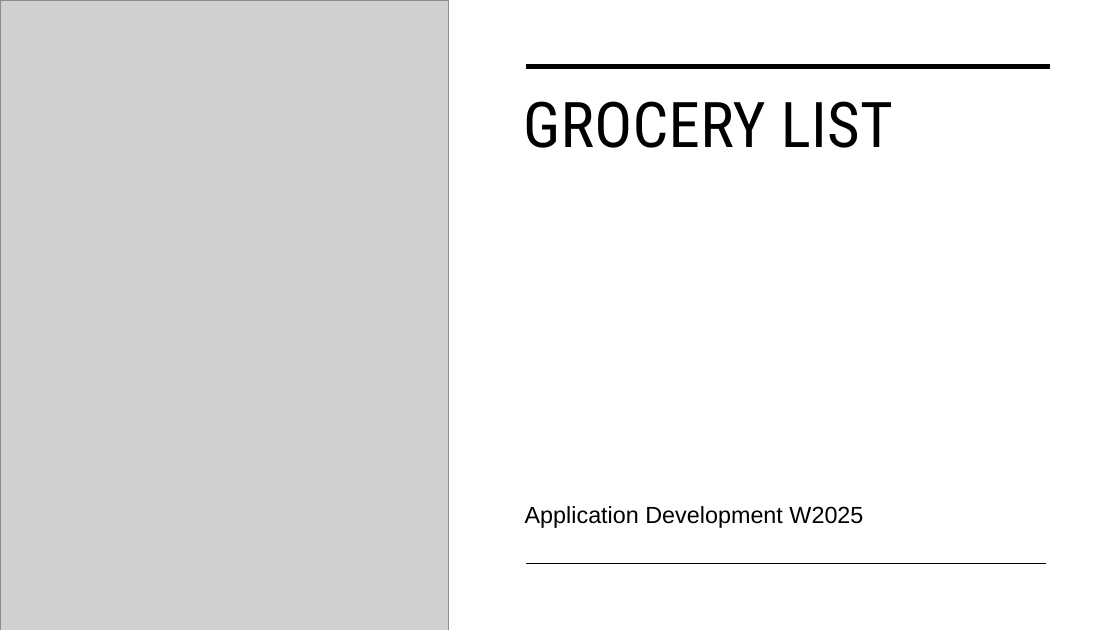
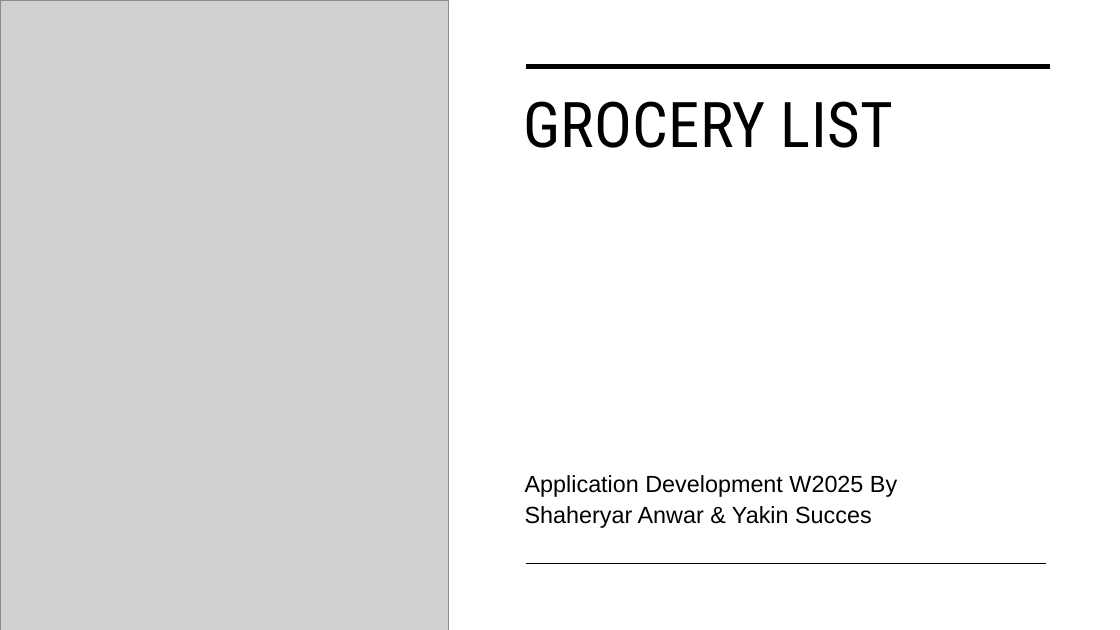
Before and after one commit to Shehryyy/AppDev2Project, a slide deck: slide 1 of Grocery List Final.pptx. Drawn at 1120x630 pixels with LibreOffice and Linux fonts; fonts in the diff are those of the drawing; grey boxes stand for pictures. Boxes give left, top, right and bottom in pixels: in the first picture for what was removed or moved away, otherwise in the second. Text is boxed around its words. In the diff, an @@ line names an element or a change of style, - is before the commit and + after.

Commit message:
Final Final PPT

```diff
--- a/Grocery List Final.pptx
+++ b/Grocery List Final.pptx
@@ subtitle at box(525, 475, 897, 528): text changed @@
-Application Development W2025
+Application Development W2025 By Shaheryar Anwar & Yakin Succes
```
Also in this commit, not shown: 1 other slide changed, 2 slides added.
